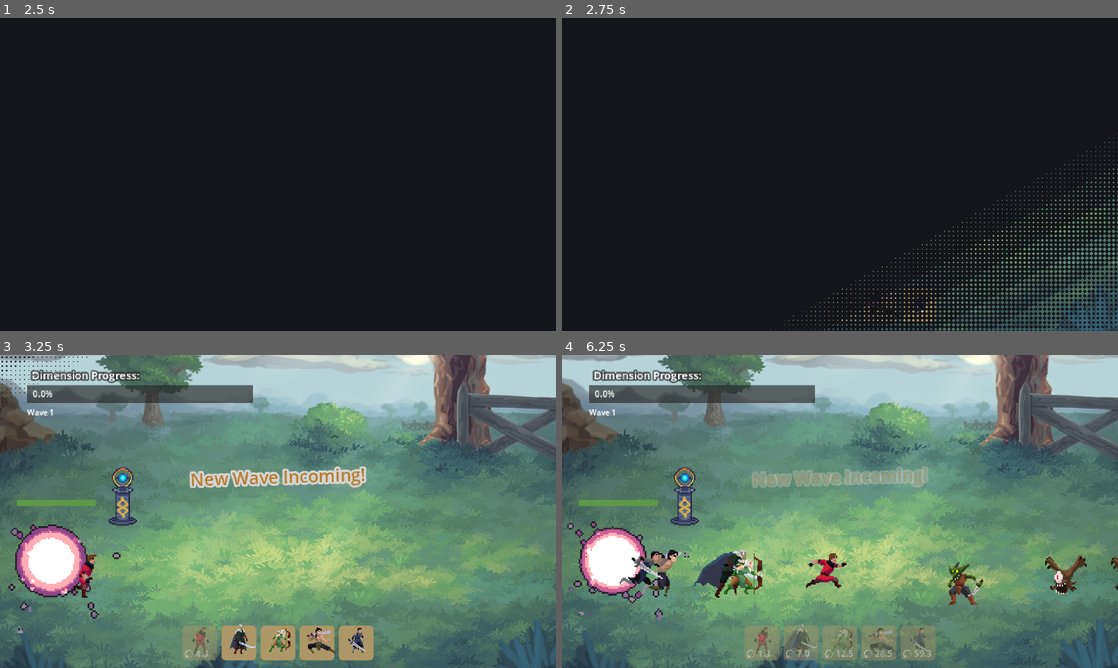
Above: before the commit, frames 1-4 (two rows, left to right).
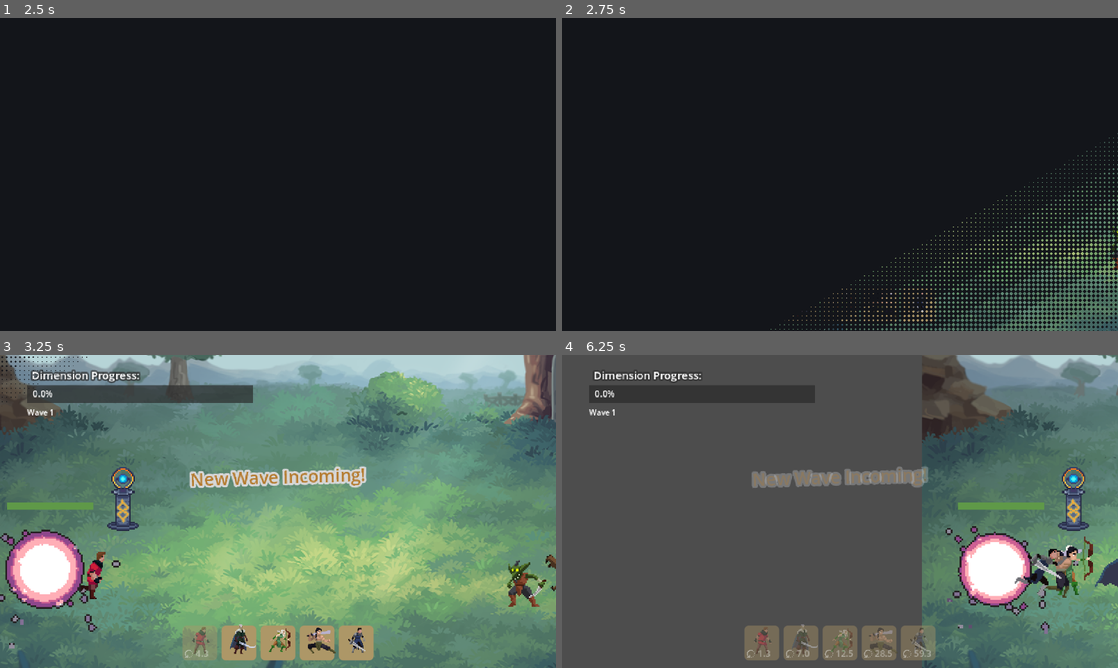
Above: after the commit, the same moments.

Repository: rockgem/finntalisker-dimension-wars
Game: Godot game, scene res://scenes/Menu.tscn
The game is run twice, just before and just after one commit, with the same random seed, the same clock (stepped at 60 frames per second) and the same inputs.
Inputs (mouse positions are in pixels of both pictures, inside the frame that each line leads up to):
- Up to frame 1 (2.5 s): click "Play" at 0.5 s; click "Play" at 1.25 s; tap Enter at 2 s; drag from (200, 305) to (55, 227) at 2.02 s
- Up to frame 2 (2.75 s): no input
- Up to frame 3 (3.25 s): drag from (239, 642) to (55, 564) at 2.77 s
- Up to frame 4 (6.25 s): move the mouse to (840, 642) at 3.52 s; click (840, 642) at 3.67 s; drag from (878, 642) to (1112, 574) at 4.27 s; drag from (917, 642) to (756, 574) at 5.02 s; drag from (673, 464) to (995, 574) at 5.77 s

Frame 1 is identical in both runs. In frame 2, 2.2% of the frame differs, in the area x 37-100%, y 38-100%; in frame 3, 44%; in frame 4, 81%, in the area x 0-100%, y 0-100%.
Error in both runs: Cannot call method 'change_scene_to_file' on a null value. (res://scenes/Menu.gd:13)

Commit message:
dragging

Diff:
--- a/scenes/Main.gd
+++ b/scenes/Main.gd
@@ -36,8 +36,8 @@
 	ManagerGame.global_game_ref = self
 
 	# we change the textures of objects according to the era/theme we are on
-	$Background/TextureRect2.texture = load(ManagerGame.areas_config[world_id]['background'])
-	$Tower.texture = load(ManagerGame.areas_config[world_id]['tower_sprite'])
+	$Container/Background.texture = load(ManagerGame.areas_config[world_id]['background'])
+	$Container/Tower.texture = load(ManagerGame.areas_config[world_id]['tower_sprite'])
 
 	load_valid_troops()
 	spawn_enemy_wave()
@@ -51,7 +51,7 @@
 	if dimension_progress >= 100.0:
 		ManagerGame.dimension_finished.emit()
 
-	$Portal/HP.value = portal_hp
+	$Container/Portal/HP.value = portal_hp
 	$UI/DimensionProgress.value = dimension_progress
 	$UI/DimensionProgress/Percentage.text = '%0.01f%%' % dimension_progress
 	$UI/DimensionProgress/Wave.text = 'Wave %s' % int(wave)
@@ -67,6 +67,11 @@
 		if has_active == false:
 			current_enemies_ref.clear()
 			spawn_enemy_wave()
+
+
+func _unhandled_input(event: InputEvent) -> void:
+	if event is InputEventScreenDrag:
+		$Container.position.x += event.relative.x
 
 
 func spawn_enemy_wave():
@@ -99,7 +104,7 @@
 func spawn_obj(instance, global_pos):
 	instance.global_position = global_pos
 
-	add_child(instance)
+	$Container.add_child(instance)
 
 
 func spawn_enemy():
@@ -108,7 +113,7 @@
 	i.data = ManagerGame.all_entities_data[random_enemy].duplicate() # do not forget to duplicate() the data or else it will just modify the original one!
 	i.set_as_enemy()
 
-	spawn_obj(i, Vector2(randf_range(600.0, 700.0), player_spawn_position.y))
+	spawn_obj(i, $Container/EnemySpawnPoint.global_position)
 
 
 # this runs when the signal to spawn a hero is emitted
@@ -116,9 +121,10 @@
 	var i = load('res://actors/entities/Troop.tscn').instantiate()
 	i.is_player = true
 	i.data = ref.data.duplicate() # do not forget to duplicate() the data or else it will just modify the original one!
-	i.global_position = player_spawn_position
 
-	add_child(i)
+
+	$Container.add_child(i)
+	i.global_position = $Container/SpawnPoint.global_position
 
 
 func on_portal_destroyed():
--- a/scenes/Main.tscn
+++ b/scenes/Main.tscn
@@ -322,6 +322,7 @@
 
 [node name="Background" type="CanvasLayer" parent="."]
 layer = -1
+visible = false
 
 [node name="TextureRect2" type="TextureRect" parent="Background"]
 anchors_preset = 15
@@ -441,14 +442,22 @@
 theme_override_font_sizes/font_size = 8
 text = "Go to next dimension"
 
-[node name="Portal" type="AnimatedSprite2D" parent="."]
+[node name="Container" type="Node2D" parent="."]
+
+[node name="Background" type="Sprite2D" parent="Container"]
+z_index = -5
+position = Vector2(263, 144)
+scale = Vector2(0.502415, 0.502415)
+texture = ExtResource("3_c01mt")
+
+[node name="Portal" type="AnimatedSprite2D" parent="Container"]
 position = Vector2(45, 196)
 scale = Vector2(1.38, 1.38)
 sprite_frames = SubResource("SpriteFrames_s3wmy")
 autoplay = "default"
 frame_progress = 0.954836
 
-[node name="HP" type="ProgressBar" parent="Portal"]
+[node name="HP" type="ProgressBar" parent="Container/Portal"]
 anchors_preset = 5
 anchor_left = 0.5
 anchor_right = 0.5
@@ -462,18 +471,24 @@
 value = 40.0
 show_percentage = false
 
-[node name="Area2D" type="Area2D" parent="Portal"]
+[node name="Area2D" type="Area2D" parent="Container/Portal"]
 collision_layer = 32
 collision_mask = 0
 
-[node name="CollisionShape2D" type="CollisionShape2D" parent="Portal/Area2D"]
+[node name="CollisionShape2D" type="CollisionShape2D" parent="Container/Portal/Area2D"]
 shape = SubResource("CircleShape2D_vcsgt")
 
-[node name="Tower" parent="." instance=ExtResource("6_c01mt")]
+[node name="Tower" parent="Container" instance=ExtResource("6_c01mt")]
 position = Vector2(102, 142)
 
+[node name="SpawnPoint" type="Node2D" parent="Container"]
+position = Vector2(45, 196)
+
+[node name="EnemySpawnPoint" type="Node2D" parent="Container"]
+position = Vector2(515, 196)
+
 [node name="Camera2D" type="Camera2D" parent="."]
-position = Vector2(232, 152)
-zoom = Vector2(1.1, 1.1)
+position = Vector2(221, 149)
+zoom = Vector2(1.2, 1.2)
 
 [connection signal="pressed" from="UI/DimensionProgress/NextDimension" to="." method="_on_next_dimension_pressed"]
Not shown, changed: export_presets.cfg
Not shown, changed: sounds/bgm/battle.mp3.import
